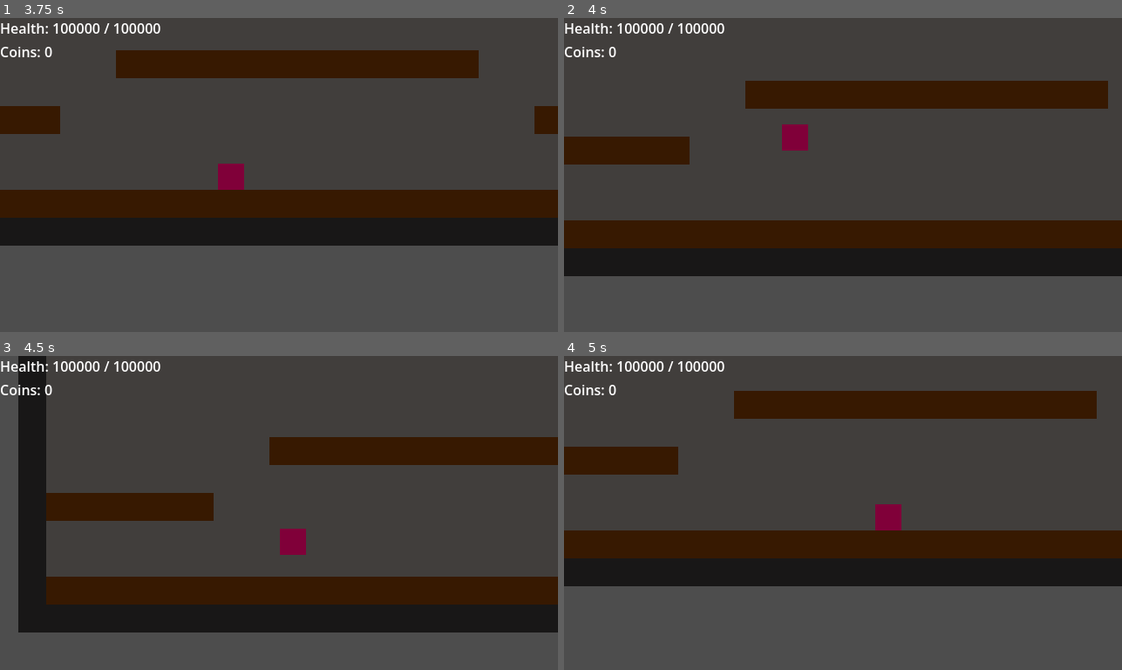
Above: before the commit, frames 1-4 (two rows, left to right).
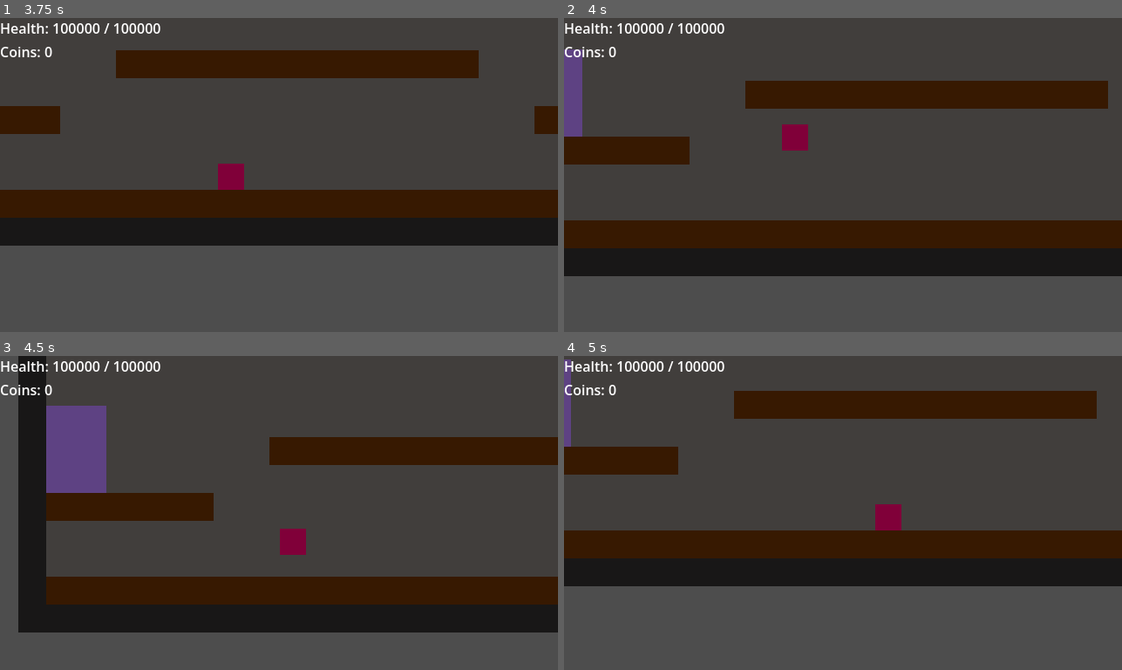
Above: after the commit, the same moments.

Repository: violetstone17/mr.-crowley
Game: Godot game, scene res://scenes/Areas/cantina.tscn
The game is run twice, just before and just after one commit, with the same random seed, the same clock (stepped at 60 frames per second) and the same inputs.
Inputs (mouse positions are in pixels of both pictures, inside the frame that each line leads up to):
- Up to frame 1 (3.75 s): move the mouse to (251, 237) at 0.52 s; hold E (interact, bound only after the commit) 0.53-1.28 s; hold D (moveRight) 0.53-2.03 s; tap Space (jump) at 0.77, 1.52, 3.02 s; move the mouse to (446, 222) at 1.27 s; click (446, 222) at 1.35 s; tap E (interact, bound only after the commit) at 1.55, 2.85 s; move the mouse to (111, 127) at 2.02 s; hold E (interact, bound only after the commit) 2.03-2.78 s; hold A (moveLeft) from 2.03 s (still down); move the mouse to (306, 175) at 2.77 s; move the mouse to (195, 96) at 3.52 s; hold E (interact, bound only after the commit) from 3.53 s (still down); click (195, 96) at 3.6 s
- Up to frame 2 (4 s): keep holding A (moveLeft); keep holding E (interact, bound only after the commit); tap Space (jump) at 3.77 s
- Up to frame 3 (4.5 s): move the mouse to (401, 497) at 4.27 s; release A (moveLeft) at 4.28 s; release E (interact, bound only after the commit) at 4.28 s; hold D (moveRight) from 4.28 s (still down); tap E (interact, bound only after the commit) at 4.35 s
- Up to frame 4 (5 s): keep holding D (moveRight); tap Space (jump) at 4.52 s

Frame 1 is identical in both runs. In frame 2, 0.9% of the frame differs, in the area x 0-4%, y 10-38%; in frame 3, 3.0%, in the area x 8-20%, y 15-44%; in frame 4, 0.3%.

Commit message:
0.0.2 got the basic shop up and running, health upgrade purchaseable, next is dungeon seleect and then more upgrades for the 'alpha' test

Diff:
--- a/mr.-crawly/project.godot
+++ b/mr.-crawly/project.godot
@@ -69,6 +69,11 @@
 "events": [Object(InputEventKey,"resource_local_to_scene":false,"resource_name":"","device":16,"window_id":0,"alt_press …(195 unchanged characters)…
 ]
 }
+interact={
+"deadzone": 0.2,
+"events": [Object(InputEventKey,"resource_local_to_scene":false,"resource_name":"","device":-1,"window_id":0,"alt_pressed":false,"shift_pressed":false,"ctrl_pressed":false,"meta_pressed":false,"pressed":false,"keycode":0,"physical_keycode":69,"key_label":0,"unicode":101,"location":0,"echo":false,"script":null)
+]
+}
 
 [layer_names]
 
--- a/mr.-crawly/scenes/Areas/cantina.tscn
+++ b/mr.-crawly/scenes/Areas/cantina.tscn
@@ -4,6 +4,10 @@
 [ext_resource type="PackedScene" uid="uid://cf82iijems8mo" path="res://scenes/player.tscn" id="2_dr8st"]
 [ext_resource type="PackedScene" uid="uid://04en5jukf3h3" path="res://scenes/UI/HUD.tscn" id="3_64qo7"]
 [ext_resource type="PackedScene" uid="uid://55l26n0ue5bj" path="res://scenes/UI/shopMenu.tscn" id="3_gf0e1"]
+[ext_resource type="Script" uid="uid://bre18r65rqlld" path="res://scripts/UI/shopCounter.gd" id="5_yvio2"]
+
+[sub_resource type="RectangleShape2D" id="RectangleShape2D_igtx2"]
+size = Vector2(68.5, 99.5)
 
 [node name="Cantina" type="Node2D" unique_id=1154526805]
 
@@ -21,3 +25,25 @@
 [node name="ShopMenu" parent="." unique_id=1018107767 instance=ExtResource("3_gf0e1")]
 
 [node name="HUD" parent="." unique_id=1248918659 instance=ExtResource("3_64qo7")]
+
+[node name="ShopCounter" type="Area2D" parent="." unique_id=1566376937]
+position = Vector2(66, 142)
+collision_mask = 32
+script = ExtResource("5_yvio2")
+
+[node name="CollisionShape2D" type="CollisionShape2D" parent="ShopCounter" unique_id=1962935237]
+shape = SubResource("RectangleShape2D_igtx2")
+
+[node name="ColorRect" type="ColorRect" parent="ShopCounter" unique_id=868400571]
+anchors_preset = 8
+anchor_left = 0.5
+anchor_top = 0.5
+anchor_right = 0.5
+anchor_bottom = 0.5
+offset_left = -34.5
+offset_top = -50.0
+offset_right = 34.5
+offset_bottom = 50.0
+grow_horizontal = 2
+grow_vertical = 2
+color = Color(0.41568628, 0.2627451, 0.61960787, 0.72156864)
--- /dev/null
+++ b/mr.-crawly/scripts/UI/shopCounter.gd
@@ -0,0 +1,22 @@
+extends Area2D
+
+@onready var shopMenu = $"../ShopMenu"
+var playerInside := false
+
+func _ready() -> void:
+	body_entered.connect(onBodyEntered)
+	body_exited.connect(onBodyExited)
+
+func onBodyEntered(b: Node2D):
+	print("something is inside")
+	if b.is_in_group("player"):
+		print("player is inside")
+		playerInside = true
+
+func onBodyExited(b: Node2D):
+	if b.is_in_group("player"):
+		playerInside = false
+
+func _unhandled_input(event: InputEvent) -> void:
+	if playerInside and event.is_action_pressed("interact"):
+		shopMenu.open()
--- a/mr.-crawly/scripts/playerScripts/player.gd
+++ b/mr.-crawly/scripts/playerScripts/player.gd
@@ -34,6 +34,9 @@
 	attackShape.set_deferred("disabled", true)
 
 	hurtbox.area_entered.connect(_onHurtboxAreaEntered)
+
+	print("upgradeHealth: ", GameState.upgradeHealth, "  health: ", health)
+	GameState.upgradesChanged.connect(onUpgradesChanged)
 
 func _physics_process(delta: float) -> void:
 
@@ -108,6 +111,11 @@
 		print("player is damaged: ", area.damage)
 		takeDamage(area.damage)
 
+func onUpgradesChanged() -> void:
+	health += GameState.HEALTH_PER_LEVEL
+	GameState.maxHealth = health
+	GameState.currentHealth = health
+
 func takeDamage(amount: int) -> void:
 	if iframes > 0.0:
 		return
Not shown, added: mr.-crawly/scripts/UI/shopCounter.gd.uid
